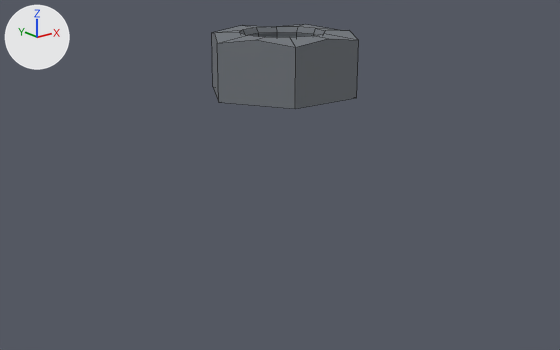
An edit to the FBX model Art/Meshes/xp-nut-mesh/SM_XPNut.fbx, drawn before and after from the same camera.
The view is the same before and after, from a 50 mm camera at (-93.7, -116.3, 23.9) aimed at (-2.3, -2.1, -21.8). The lights are fixed; the arrows at upper left show +X, +Y and +Z. The first picture is the older version. Mesh edges are drawn as thin lines.

In view in the first picture: 'SM_XPNut'.
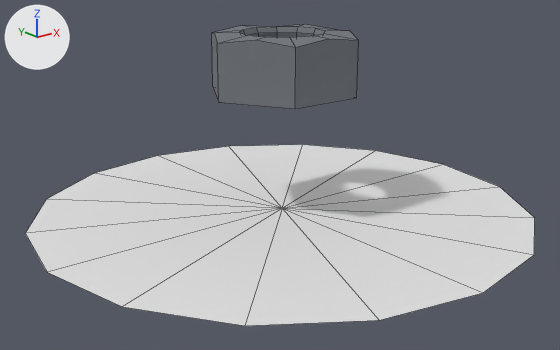
The change in detail:
Material 'glow_disc' (mat_glow_disc) is new.
Its base color is (0.8, 0.8, 0.8) (white #e7e7e7).
me_sm_xpnut is used by ob_sm_xpnut; location (0.0, 0.0, 0.0).
me_sm_xpnut had 54 vertices, 48 faces and spanned x -15.0..15.0, y -13.0..13.0, z -5.8..5.8.
me_sm_xpnut now has 71 vertices, 64 faces and spans x -50.0..50.0, y -50.0..50.0, z -29.8..5.8.
me_sm_xpnut part 1: a new loose piece of 17 vertices spanning x -50.0..50.0, y -50.0..50.0, z -29.8, in mat_glow_disc (white #e7e7e7).
me_sm_xpnut gains material mat_glow_disc (white #e7e7e7).

Location of each change, [x1, y1, x2, y2] in pixels of the pictures (560 x 350 px):
'SM_XPNut', reshaped (245% wider, 252% taller): before [212, 24, 359, 109]; after [26, 24, 535, 326]
part 1 of me_sm_xpnut, added: after [26, 145, 535, 326]
